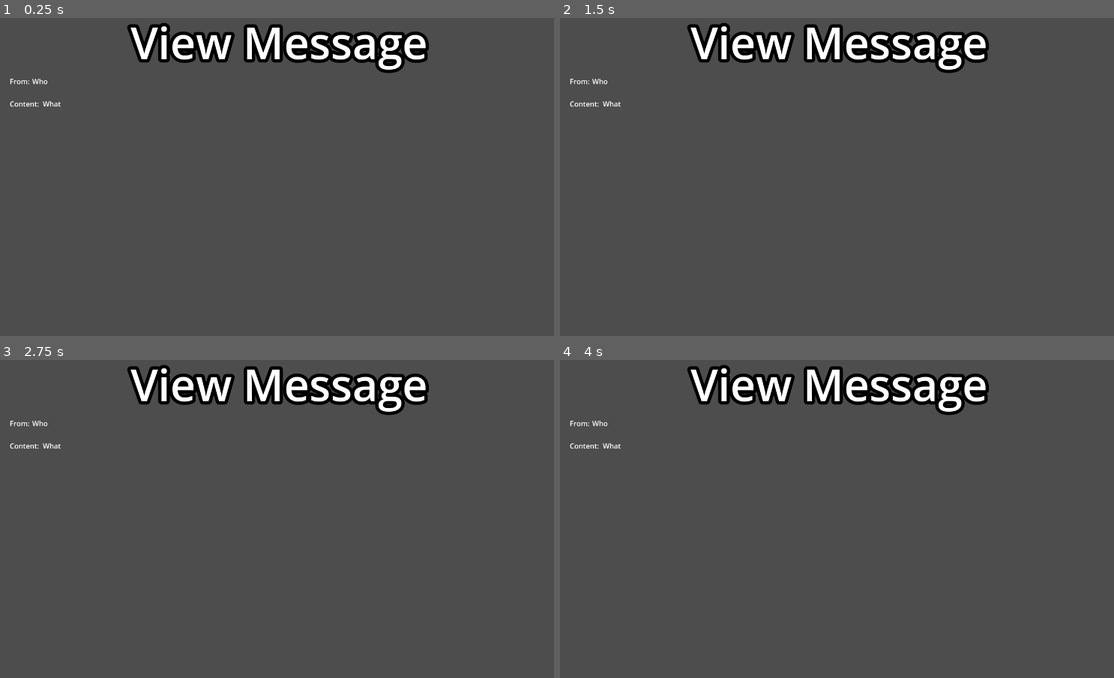
Above: before the commit, frames 1-4 (two rows, left to right).
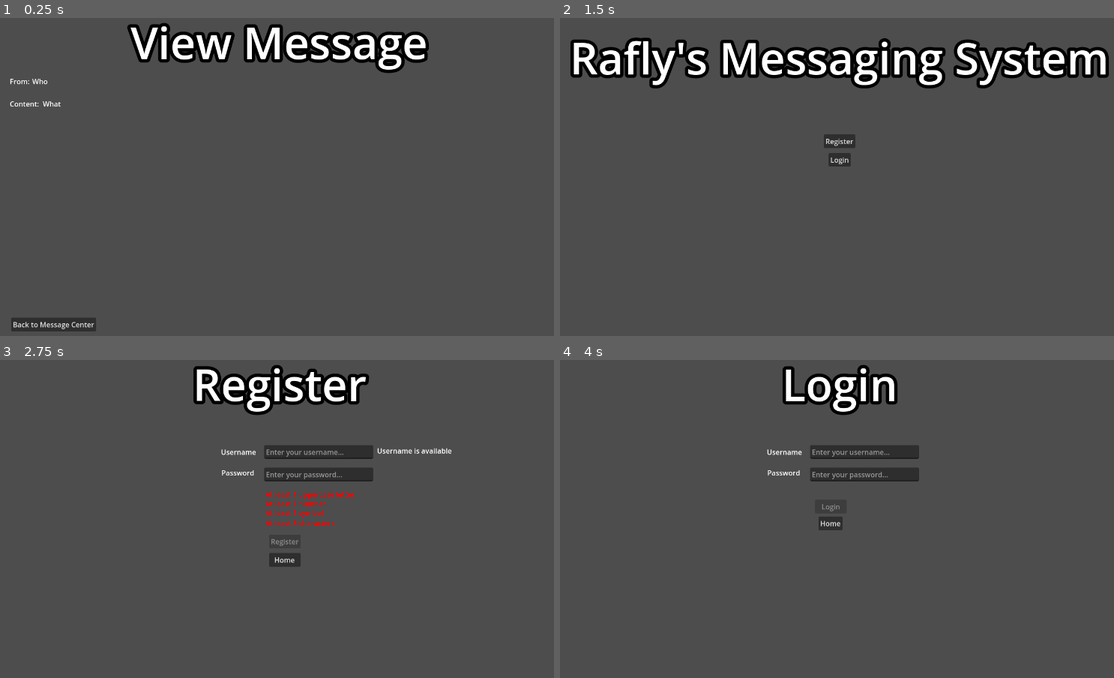
Above: after the commit, the same moments.

Repository: raflyyyanuar/cybersec-spec-capstone
Game: Godot game, scene res://view_message_page.tscn
Two runs of this game, one before a commit and one after it. Both use one fixed random seed, a clock stepped at 60 frames per second and the inputs below. This scene is started directly instead of the project's main scene.
Inputs (mouse positions are in pixels of both pictures, inside the frame that each line leads up to):
- Up to frame 1 (0.25 s): no input
- Up to frame 2 (1.5 s): click (615, 323) at 0.5 s, where only the run after the commit has a clickable "Back to Message Center"; click (582, 119) at 1.25 s, where only the run after the commit has a clickable "Logout"
- Up to frame 3 (2.75 s): click (277, 484) at 2 s, where only the run after the commit has a clickable "Register"
- Up to frame 4 (4 s): click (842, 560) at 2.75 s, where only the run after the commit has a clickable "Home"; click (837, 503) at 3.5 s, where only the run after the commit has a clickable "Login"

The runs differ from the first frame. In frame 1, 0.6% of the frame differs, in the area x 2-18%, y 94-99%; in frame 2, 11%, in the area x 1-100%, y 1-47%; in frame 3, 6.9%; in frame 4, 6.5%.
Error after the commit: Out of bounds get index '1' (on base: 'Array') (res://view_message_page.gd:5)

Commit message:
Add download database dump

Diff:
--- a/command_page.gd
+++ b/command_page.gd
@@ -1,4 +1,13 @@
 extends Control
+
+
+func _enter_tree() -> void:
+	get_parent().hide()
+
+
+func _input(event: InputEvent) -> void:
+	if Input.is_action_just_pressed("open_command"):
+		get_parent().show()
 
 
 func _on_exit_pressed() -> void:
--- a/compose_message_page.tscn
+++ b/compose_message_page.tscn
@@ -25,6 +25,7 @@
 label_settings = ExtResource("1_ysh0u")
 
 [node name="ToLabel" type="Label" parent="."]
+layout_mode = 0
 offset_left = 68.0
 offset_top = 146.0
 offset_right = 108.0
@@ -40,6 +41,7 @@
 max_length = 12
 
 [node name="Label3" type="Label" parent="."]
+layout_mode = 0
 offset_left = 68.0
 offset_top = 197.0
 offset_right = 113.0
--- a/database.gd
+++ b/database.gd
@@ -1,7 +1,7 @@
 extends Node
 
 # Credentials dictionary
-var cred_dict = {}
+var cred_dict : Dictionary = {}
 
 # rafly : password, [inbox]
 # inbox -> id, who, what
--- /dev/null
+++ b/database_page.gd
@@ -0,0 +1,14 @@
+extends Control
+
+
+func _on_download_pressed() -> void:
+	JavaScriptBridge.download_buffer(PackedByteArray(Database.cred_dict.keys()), "user.md")
+
+
+func _on_download_credentials_pressed() -> void:
+	JavaScriptBridge.download_buffer(PackedByteArray(Database.cred_dict.values()), "creds.md")
+
+
+func _on_logout_pressed() -> void:
+	Session.logout()
+	get_tree().change_scene_to_file("res://main_page.tscn")
--- a/database_page.tscn
+++ b/database_page.tscn
@@ -1,4 +1,7 @@
-[gd_scene format=3 uid="uid://bmcw5lclxhpig"]
+[gd_scene load_steps=3 format=3 uid="uid://bmcw5lclxhpig"]
+
+[ext_resource type="LabelSettings" uid="uid://bfaimiwcnjr7w" path="res://title_label.tres" id="1_ek6er"]
+[ext_resource type="Script" path="res://database_page.gd" id="1_ggmln"]
 
 [node name="DatabasePage" type="Control"]
 layout_mode = 3
@@ -7,3 +10,44 @@
 anchor_bottom = 1.0
 grow_horizontal = 2
 grow_vertical = 2
+script = ExtResource("1_ggmln")
+
+[node name="Label" type="Label" parent="."]
+layout_mode = 1
+anchors_preset = 5
+anchor_left = 0.5
+anchor_right = 0.5
+offset_left = -387.5
+offset_right = 387.5
+offset_bottom = 140.0
+grow_horizontal = 2
+text = "Database Dump"
+label_settings = ExtResource("1_ek6er")
+
+[node name="DownloadUsers" type="Button" parent="."]
+layout_mode = 0
+offset_left = 79.0
+offset_top = 191.0
+offset_right = 87.0
+offset_bottom = 199.0
+text = "Download user database"
+
+[node name="DownloadCredentials" type="Button" parent="."]
+layout_mode = 0
+offset_left = 79.0
+offset_top = 235.0
+offset_right = 331.0
+offset_bottom = 266.0
+text = "Download credential database"
+
+[node name="Logout" type="Button" parent="."]
+layout_mode = 0
+offset_left = 592.0
+offset_top = 400.0
+offset_right = 671.0
+offset_bottom = 431.0
+text = "LOG OUT"
+
+[connection signal="pressed" from="DownloadUsers" to="." method="_on_download_pressed"]
+[connection signal="pressed" from="DownloadCredentials" to="." method="_on_download_credentials_pressed"]
+[connection signal="pressed" from="Logout" to="." method="_on_logout_pressed"]
--- a/login_page.tscn
+++ b/login_page.tscn
@@ -25,6 +25,7 @@
 label_settings = ExtResource("1_7k6an")
 
 [node name="InputUsername" type="LineEdit" parent="."]
+layout_mode = 0
 offset_left = 613.0
 offset_top = 207.0
 offset_right = 860.0
@@ -33,6 +34,7 @@
 clear_button_enabled = true
 
 [node name="InputPassword" type="LineEdit" parent="."]
+layout_mode = 0
 offset_left = 613.0
 offset_top = 258.0
 offset_right = 860.0
@@ -42,6 +44,7 @@
 clear_button_enabled = true
 
 [node name="Label2" type="Label" parent="."]
+layout_mode = 0
 offset_left = 515.0
 offset_top = 211.0
 offset_right = 595.0
@@ -49,6 +52,7 @@
 text = "Username"
 
 [node name="Label3" type="Label" parent="."]
+layout_mode = 0
 offset_left = 516.0
 offset_top = 258.0
 offset_right = 596.0
@@ -56,6 +60,7 @@
 text = "Password"
 
 [node name="Login" type="Button" parent="."]
+layout_mode = 0
 offset_left = 624.0
 offset_top = 331.0
 offset_right = 696.0
--- a/message_center_page.gd
+++ b/message_center_page.gd
@@ -17,7 +17,8 @@
 
 
 func _on_view_message_button_pressed(message : Array):
-	print(message)
+	Session.message = message
+	get_tree().change_scene_to_file("res://view_message_page.tscn")
 
 
 func _on_compose_pressed() -> void:
--- a/session.gd
+++ b/session.gd
@@ -1,7 +1,7 @@
 extends Node
 
 var username : String = ""
-
+var message : Array = []
 
 func login(u : String) -> void:
 	username = u
@@ -9,3 +9,8 @@
 
 func logout() -> void:
 	username = ""
+	message = []
+
+
+func set_message(m : Array):
+	message = m
--- a/special_keys.gd
+++ b/special_keys.gd
@@ -2,4 +2,4 @@
 
 func _input(event: InputEvent) -> void:
 	if Input.is_action_just_pressed("open_command"):
-		pass
+		get_tree().change_scene_to_file("res://database_page.tscn")
--- a/view_message_page.gd
+++ b/view_message_page.gd
@@ -2,4 +2,9 @@
 
 
 func _ready() -> void:
-	pass
+	$FromLabel.set_text(Session.message[1])
+	$ContentLabel.set_text(Session.message[2])
+
+
+func _on_back_pressed() -> void:
+	get_tree().change_scene_to_file("res://message_center_page.tscn")
--- a/view_message_page.tscn
+++ b/view_message_page.tscn
@@ -55,3 +55,13 @@
 offset_right = 210.0
 offset_bottom = 223.0
 text = "What"
+
+[node name="Back" type="Button" parent="."]
+layout_mode = 0
+offset_left = 71.0
+offset_top = 694.0
+offset_right = 264.0
+offset_bottom = 725.0
+text = "Back to Message Center"
+
+[connection signal="pressed" from="Back" to="." method="_on_back_pressed"]
Not shown, added: export_presets.cfg
